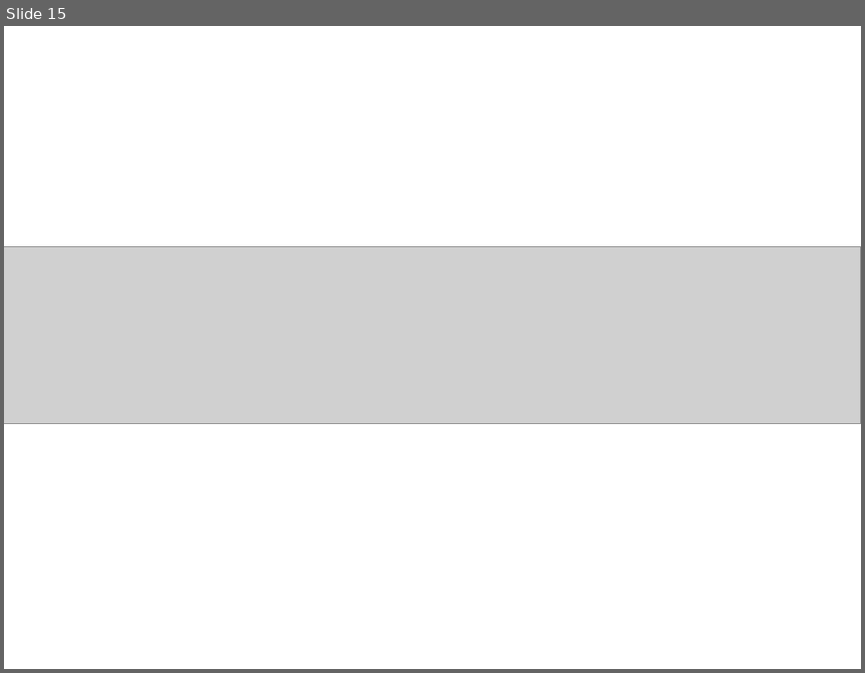
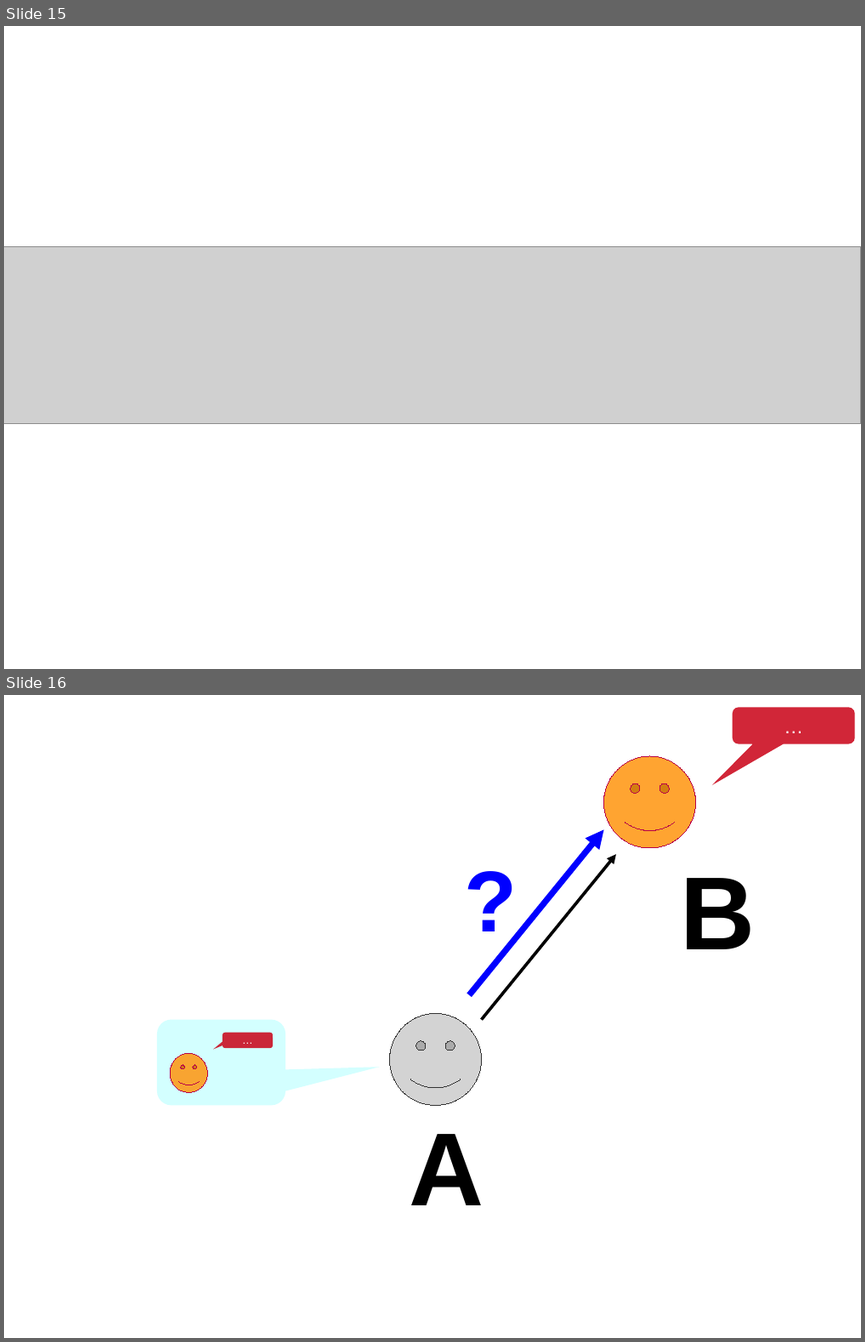
Before and after one commit to bfontaine/TwitterLiafa, a slide deck: docs/slides_fin_stage.odp. Shown one above the other, each under a label of ours: slide 15 before the commit, slides 15 and 16 after it. The pictures are 865x673 and 865x1342 pixels, drawn with LibreOffice and Linux fonts; fonts in the diff are those of the drawing; grey boxes stand for pictures. Boxes give left, top, right and bottom in pixels: in the first picture for what was removed or moved away, otherwise in the second. Text is boxed around its words. In the diff, an @@ line names an element or a change of style, - is before the commit and + after.

```diff
--- a/docs/slides_fin_stage.odp
+++ b/docs/slides_fin_stage.odp
@@ slide 16 added at (4, 695, 861, 1338), background #FFFFFF @@
@@ rounded speech box added at (732, 708, 855, 744), fill #C90016 at 85% opacity, 18 pt, text #FFFFFF @@
+…
@@ smiley face added at (604, 756, 696, 848), fill #FF950E at 85% opacity, outline #B80047 0 pt @@
@@ text added at (457, 842, 519, 946), 80 pt, text #0000FF, bold @@
+?
@@ arrow added from (469, 995) to (604, 829), #0000FF 5.67 pt @@
@@ arrow added from (482, 1019) to (616, 855), #000000 2.83 pt @@
@@ text added at (681, 878, 755, 949), 96 pt, text #000000, bold @@
+B
@@ rounded speech box added at (157, 1019, 285, 1105), fill #CCFFFF at 85% opacity @@
@@ smiley face added at (390, 1013, 482, 1105), fill #CCCCCC at 85% opacity, outline #333333 0 pt @@
@@ rounded speech box added at (222, 1032, 273, 1048), fill #C90016 at 85% opacity, 10 pt, text #FFFFFF @@
+…
@@ smiley face added at (170, 1054, 207, 1092), fill #FF950E at 85% opacity, outline #B80047 0 pt @@
@@ text added at (409, 1134, 484, 1205), 96 pt, text #000000, bold @@
+A
```
Also in this commit, not shown: 10 slides changed, 4 other slides added.
